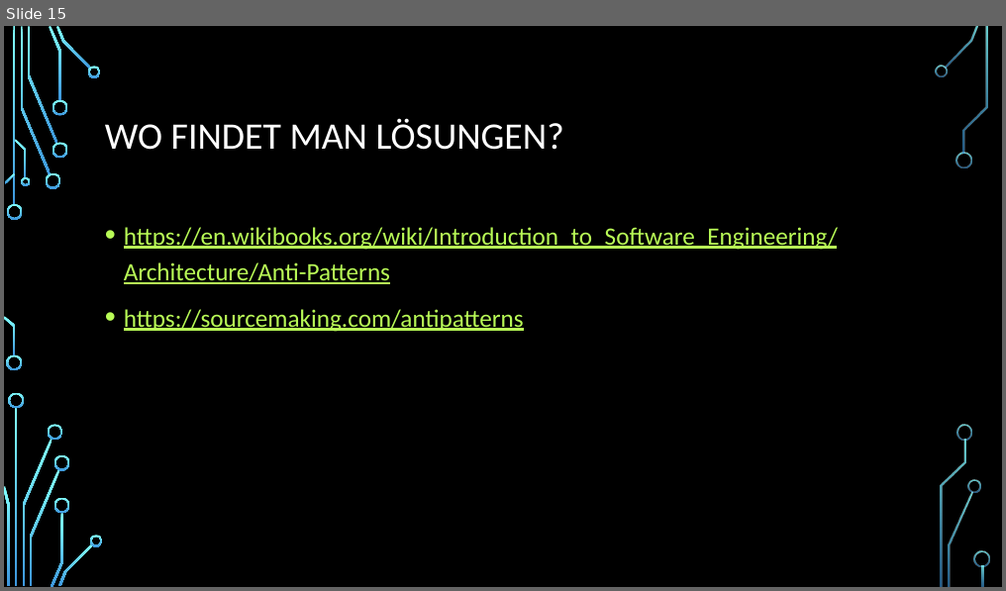
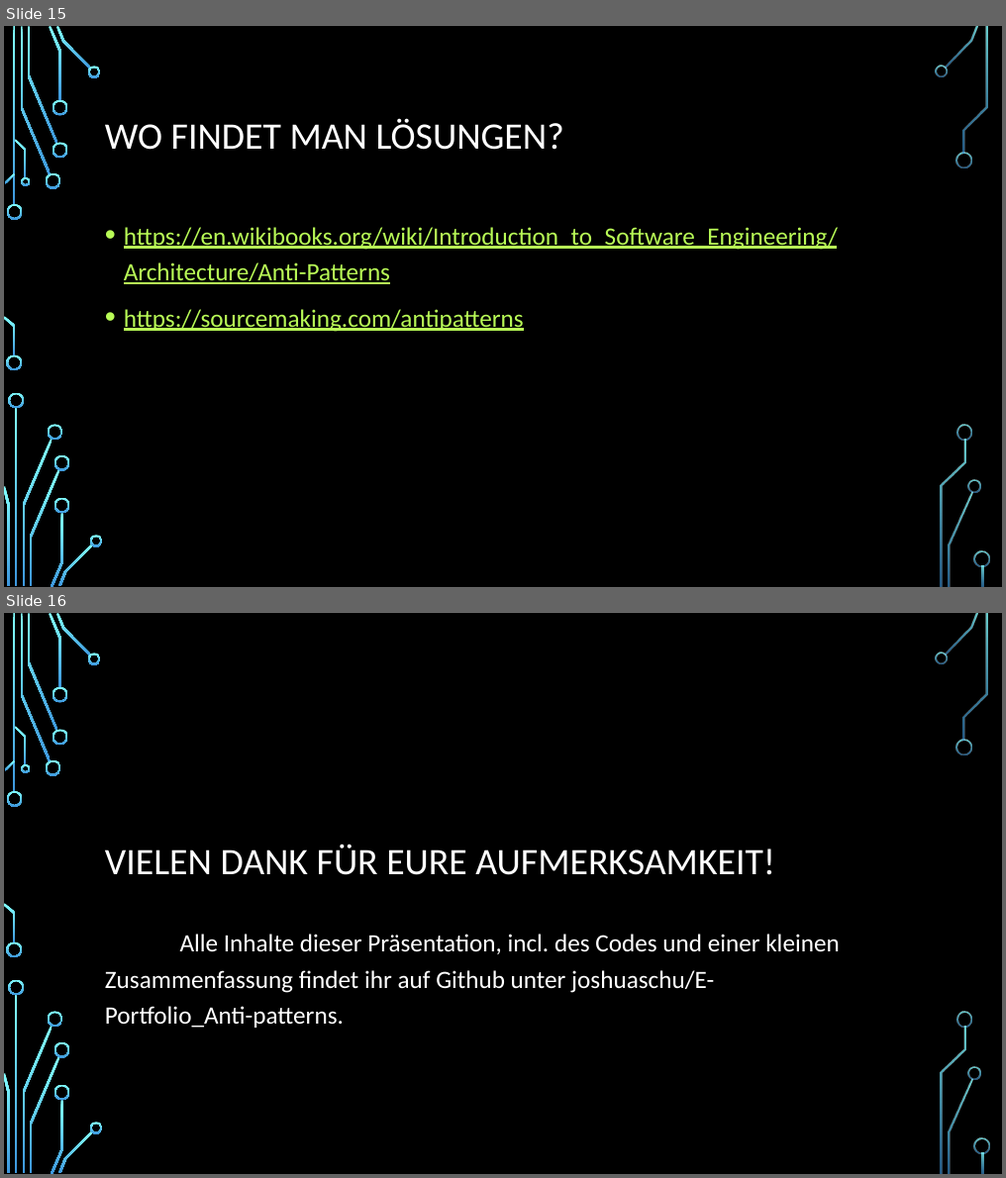
Before and after one commit to joshuaschu/E-Portfolio_Anti-Patterns, a slide deck: Anti-Patterns.pptx. Shown one above the other, each under a label of ours: slide 15 before the commit, slides 15 and 16 after it. The pictures are 1006x591 and 1006x1178 pixels, drawn with LibreOffice and Linux fonts; fonts in the diff are those of the drawing; background and template pictures are left out. Boxes give left, top, right and bottom in pixels: in the first picture for what was removed or moved away, otherwise in the second. Text is boxed around its words. In the diff, an @@ line names an element or a change of style, - is before the commit and + after.

```diff
--- a/Anti-Patterns.pptx
+++ b/Anti-Patterns.pptx
@@ slide 16 added at box(4, 613, 1002, 1174), background picture (left out); not listed: 36 template elements that a slide beside it also shows @@
@@ title added at box(105, 844, 775, 875), 36 pt, text #FFFFFF @@
+VIELEN DANK FÜR EURE AUFMERKSAMKEIT!
@@ text added at box(105, 934, 839, 1028), 24 pt, text #FFFFFF @@
+Alle Inhalte dieser Präsentation, incl. des Codes und einer kleinen Zusammenfassung findet ihr auf Github unter joshuaschu/E- Portfolio_Anti-patterns.
```
Also in this commit, not shown: 7 slides changed.
